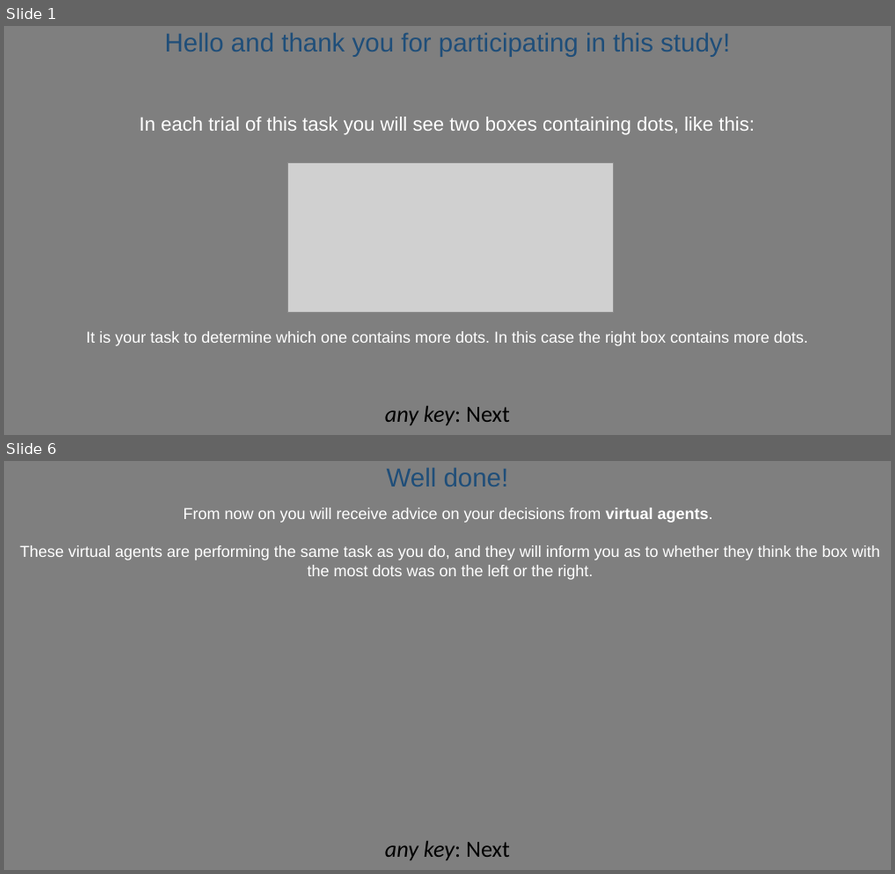
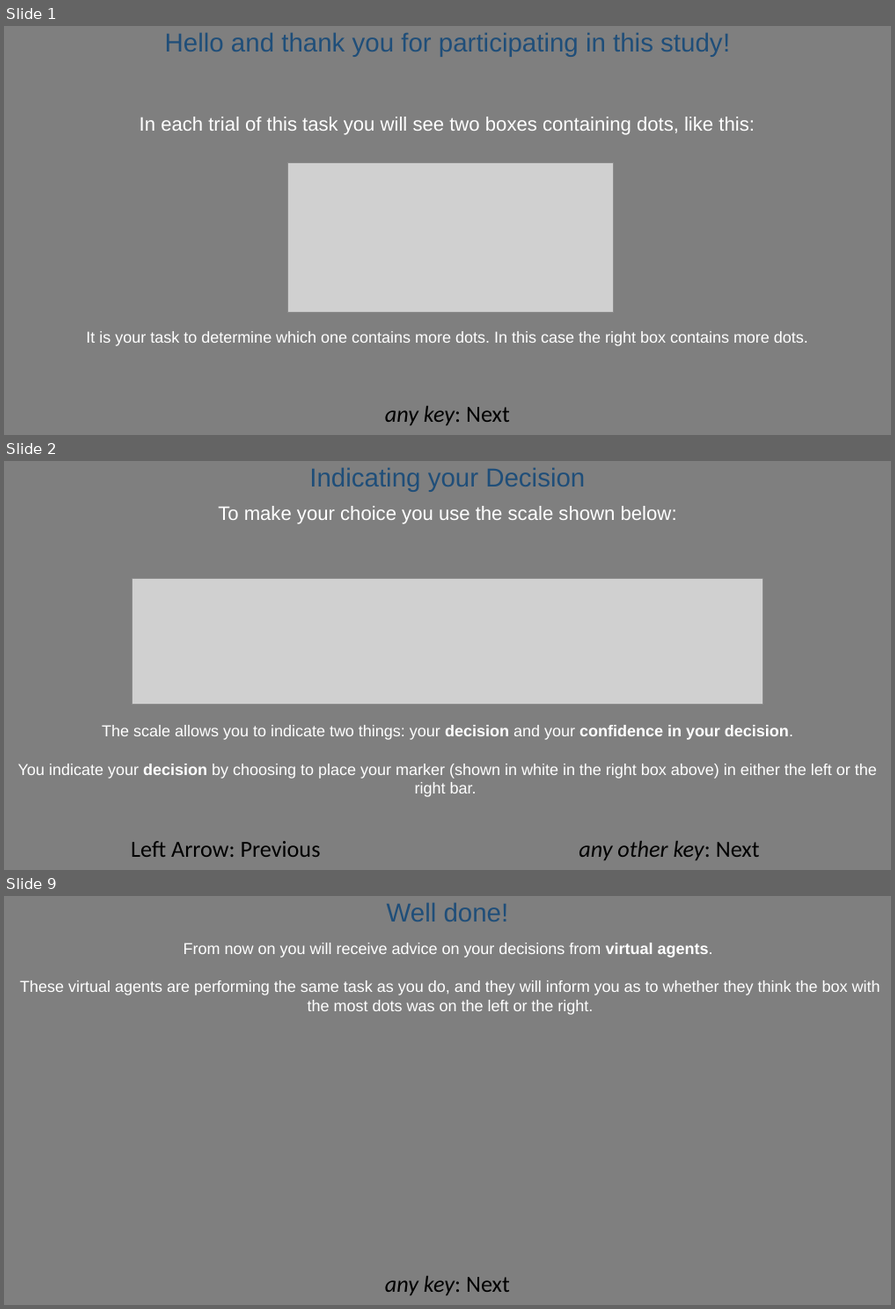
Before and after one commit to mjaquiery/nofeedback_trust, a slide deck: instructions/Instructions_AdvisorChoice_1300x600.pptx. Shown one above the other, each under a label of ours: slides 1 and 6 before the commit, slides 1, 2 and 9 after it; the slides between them are not shown. The pictures are 895x874 and 895x1309 pixels, drawn with LibreOffice and Linux fonts; fonts in the diff are those of the drawing; grey boxes stand for pictures. Boxes give left, top, right and bottom in pixels: in the first picture for what was removed or moved away, otherwise in the second. Text is boxed around its words. In the diff, an @@ line names an element or a change of style, - is before the commit and + after.

Commit message:
Instruction update
* updated how instructions are loaded
* updated instruction text to clarify use of confidence scale

```diff
--- a/instructions/Instructions_AdvisorChoice_1300x600.pptx
+++ b/instructions/Instructions_AdvisorChoice_1300x600.pptx
@@ slide 2 added at (4,461,891,870), background #7F7F7F @@
@@ text added at (309,468,585,492), 36 pt, text #1F4E79 @@
+Indicating your Decision
@@ text added at (218,506,677,524), 27 pt, text #FFFFFF @@
+To make your choice you use the scale shown below:
@@ picture added at (132,579,763,705) @@
@@ text added at (18,725,877,797), 22 pt, text #FFFFFF @@
+The scale allows you to indicate two things: your decision and your confidence in your decision.
+You indicate your decision by choosing to place your marker (shown in white in the right box above) in either the left or the right bar.
@@ table added at (4,830,890,868), 1 rows, 2 columns @@
+Left Arrow: Previous | any other key: Next
@@ what was slide 6 is now slide 9 @@
```
Also in this commit, not shown: 5 slides changed, 2 other slides added, 33 other files.
